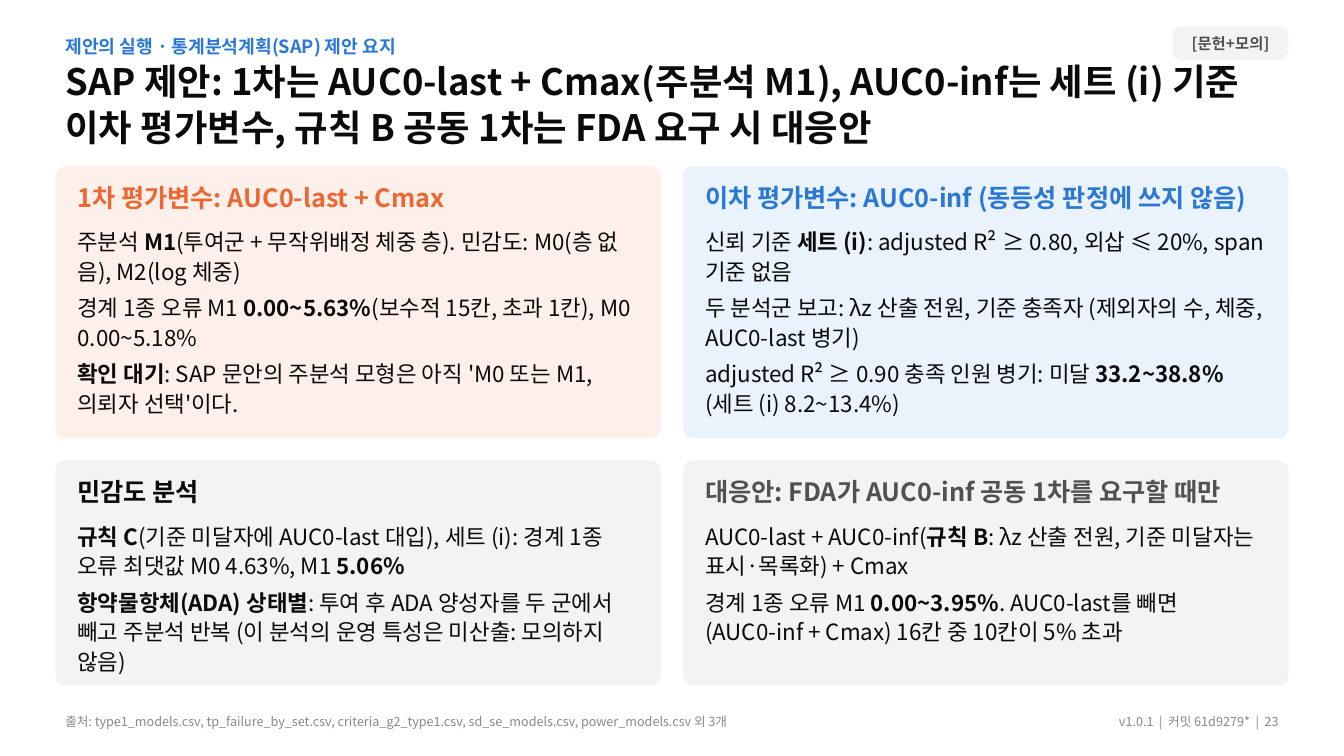
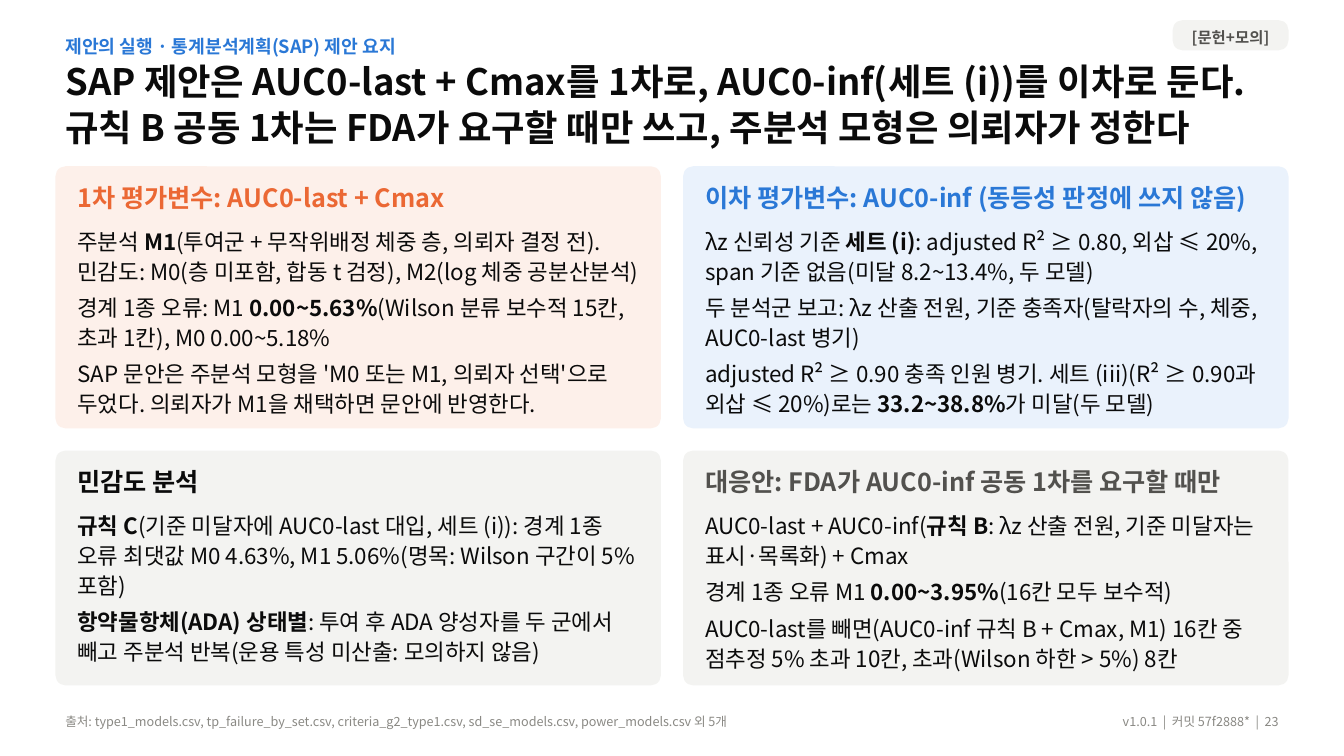
Before and after one commit to DHKQSP/dupilumab-sim, a slide deck: slide 23 of reports/deck/dupilumab_endpoint_results_v1.0.1.pptx. Drawn at 1344x756 pixels with LibreOffice and Linux fonts; fonts in the diff are those of the drawing. Boxes give left, top, right and bottom in pixels: in the first picture for what was removed or moved away, otherwise in the second. Text is boxed around its words. In the diff, an @@ line names an element or a change of style, - is before the commit and + after.

```diff
--- a/reports/deck/dupilumab_endpoint_results_v1.0.1.pptx
+++ b/reports/deck/dupilumab_endpoint_results_v1.0.1.pptx
@@ rounded rectangle "[문헌+모의]": place and size @@
-rounded rectangle "[문헌+모의]" at [1173, 26, 1289, 60]
+rounded rectangle "[문헌+모의]" at [1173, 20, 1289, 50]
@@ text at [65, 64, 1246, 149]: text changed @@
-SAP 제안: 1차는 AUC0‑last + Cmax(주분석 M1), AUC0‑inf는 세트 (i) 기준 이차 평가변수, 규칙 B 공동 1차는 FDA 요구 시 대응안
+SAP 제안은 AUC0‑last + Cmax를 1차로, AUC0‑inf(세트 (i))를 이차로 둔다. 규칙 B 공동 1차는 FDA가 요구할 때만 쓰고, 주분석 모형은 의뢰자가 정한다
@@ rounded rectangle: place and size @@
-rounded rectangle at [55, 166, 661, 439]
+rounded rectangle at [55, 166, 661, 429]
@@ rounded rectangle: place and size @@
-rounded rectangle at [684, 166, 1290, 439]
+rounded rectangle at [684, 166, 1290, 429]
@@ text at [77, 231, 638, 414]: text changed @@
-주분석 M1(투여군 + 무작위배정 체중 층). 민감도: M0(층 없음), M2(log 체중)
-경계 1종 오류 M1 0.00~5.63%(보수적 15칸, 초과 1칸), M0 0.00~5.18%
-확인 대기: SAP 문안의 주분석 모형은 아직 'M0 또는 M1, 의뢰자 선택'이다.
+주분석 M1(투여군 + 무작위배정 체중 층, 의뢰자 결정 전). 민감도: M0(층 미포함, 합동 t 검정), M2(log 체중 공분산분석)
+경계 1종 오류: M1 0.00~5.63%(Wilson 분류 보수적 15칸, 초과 1칸), M0 0.00~5.18%
+SAP 문안은 주분석 모형을 'M0 또는 M1, 의뢰자 선택'으로 두었다. 의뢰자가 M1을 채택하면 문안에 반영한다.
@@ text at [705, 230, 1258, 417]: text changed @@
-신뢰 기준 세트 (i): adjusted R² ≥ 0.80, 외삽 ≤ 20%, span 기준 없음
-두 분석군 보고: λz 산출 전원, 기준 충족자 (제외자의 수, 체중, AUC0‑last 병기)
-adjusted R² ≥ 0.90 충족 인원 병기: 미달 33.2~38.8% (세트 (i) 8.2~13.4%)
+λz 신뢰성 기준 세트 (i): adjusted R² ≥ 0.80, 외삽 ≤ 20%, span 기준 없음(미달 8.2~13.4%, 두 모델)
+두 분석군 보고: λz 산출 전원, 기준 충족자(탈락자의 수, 체중, AUC0‑last 병기)
+adjusted R² ≥ 0.90 충족 인원 병기. 세트 (iii)(R² ≥ 0.90과 외삽 ≤ 20%)로는 33.2~38.8%가 미달(두 모델)
@@ rounded rectangle: place and size @@
-rounded rectangle at [55, 461, 661, 686]
+rounded rectangle at [55, 451, 661, 686]
@@ text "민감도 분석": place and size @@
-text "민감도 분석" at [77, 480, 199, 504]
+text "민감도 분석" at [77, 470, 199, 494]
@@ proportions changed in 5 elements at [1173, 20, 1289, 50], [55, 166, 661, 429], [684, 166, 1290, 429], [55, 451, 661, 686], [684, 451, 1290, 686] @@
@@ rounded rectangle: place and size @@
-rounded rectangle at [684, 461, 1290, 686]
+rounded rectangle at [684, 451, 1290, 686]
@@ text "대응안: FDA가 AUC0‑inf 공동 1차를 ...": place and size @@
-text "대응안: FDA가 AUC0‑inf 공동 1차를 ..." at [705, 479, 1221, 503]
+text "대응안: FDA가 AUC0‑inf 공동 1차를 ..." at [705, 469, 1221, 493]
@@ text "AUC0‑last + AUC0‑inf(규칙 B: λz ...": place and size @@
-text "AUC0‑last + AUC0‑inf(규칙 B: λz ..." at [705, 526, 1254, 645]
+text "AUC0‑last + AUC0‑inf(규칙 B: λz ..." at [705, 515, 1254, 672]
@@ text at [77, 515, 635, 665]: text changed @@
-규칙 C(기준 미달자에 AUC0‑last 대입), 세트 (i): 경계 1종 오류 최댓값 M0 4.63%, M1 5.06%
-항약물항체(ADA) 상태별: 투여 후 ADA 양성자를 두 군에서 빼고 주분석 반복 (이 분석의 운영 특성은 미산출: 모의하지 않음)
+규칙 C(기준 미달자에 AUC0‑last 대입, 세트 (i)): 경계 1종 오류 최댓값 M0 4.63%, M1 5.06%(명목: Wilson 구간이 5% 포함)
+항약물항체(ADA) 상태별: 투여 후 ADA 양성자를 두 군에서 빼고 주분석 반복(운용 특성 미산출: 모의하지 않음)
@@ text at [705, 618, 1244, 672]: text changed @@
-경계 1종 오류 M1 0.00~3.95%. AUC0‑last를 빼면(AUC0‑inf + Cmax) 16칸 중 10칸이 5% 초과
+경계 1종 오류 M1 0.00~3.95%(16칸 모두 보수적)
+AUC0‑last를 빼면(AUC0‑inf 규칙 B + Cmax, M1) 16칸 중 점추정 5% 초과 10칸, 초과(Wilson 하한 > 5%) 8칸
@@ text at [65, 715, 727, 729]: text changed @@
-출처: type1_models.csv, tp_failure_by_set.csv, criteria_g2_type1.csv, sd_se_models.csv, power_models.csv 외 3개
+출처: type1_models.csv, tp_failure_by_set.csv, criteria_g2_type1.csv, sd_se_models.csv, power_models.csv 외 5개
@@ text at [1123, 715, 1279, 727]: text changed @@
-v1.0.1 | 커밋 61d9279* | 23
+v1.0.1 | 커밋 57f2888* | 23
```
Also in this commit, not shown: 31 other slides changed, 21 other files.
